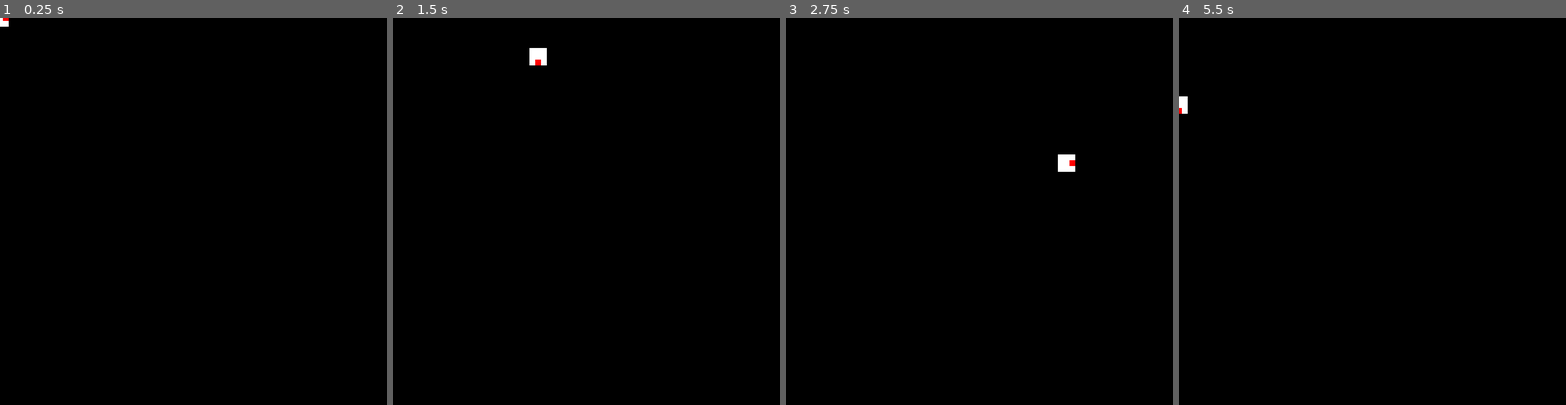
Above: before the commit, frames 1-4 (left to right).
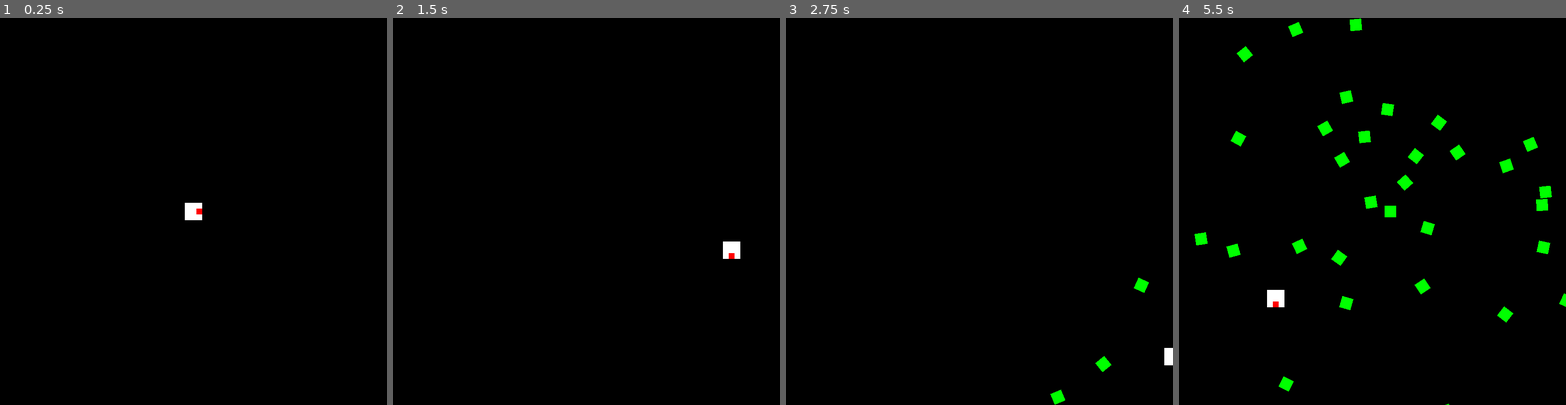
Above: after the commit, the same moments.

Repository: creikey/shmurn
Game: Godot game, scene res://Main.tscn
The game is run twice, just before and just after one commit, with the same random seed, the same clock (stepped at 60 frames per second) and the same inputs.
Inputs (mouse positions are in pixels of both pictures, inside the frame that each line leads up to):
- Up to frame 1 (0.25 s): no input
- Up to frame 2 (1.5 s): tap Enter at 0.5 s; move the mouse to (671, 192) at 0.52 s; press the mouse at (671, 192) at 0.53 s; hold D (g_right) 0.53-1.28 s; move the mouse to (509, 230) at 1.27 s; release the mouse at (509, 230) at 1.28 s; hold S (g_down) from 1.28 s (still down); click (509, 230) at 1.35 s
- Up to frame 3 (2.75 s): move the mouse to (1018, 126) at 2.02 s; release S (g_down) at 2.03 s; press the mouse at (1018, 126) at 2.03 s; hold D (g_right) from 2.03 s (still down)
- Up to frame 4 (5.5 s): move the mouse to (1353, 288) at 2.77 s; release D (g_right) at 2.78 s; release the mouse at (1353, 288) at 2.78 s; hold W (g_up) 2.78-3.53 s; click (1353, 288) at 2.85 s; move the mouse to (1488, 269) at 3.52 s; press the mouse at (1488, 269) at 3.53 s; hold A (g_left) 3.53-5.03 s; move the mouse to (1256, 153) at 4.27 s; release the mouse at (1256, 153) at 4.28 s; click (1256, 153) at 4.35 s; move the mouse to (1391, 211) at 5.02 s; press the mouse at (1391, 211) at 5.03 s; hold S (g_down) from 5.03 s (still down)

The runs differ from the first frame. In frame 1, 0.3% of the frame differs, in the area x 0-53%, y 0-53%; in frame 2, 0.4%; in frame 3, 0.6%; in frame 4, 2.9%, in the area x 0-100%, y 0-100%.

Commit message:
Add moving zombies, main song, and score

Diff:
--- /dev/null
+++ b/src/GameState.gd
@@ -0,0 +1,3 @@
+extends Node
+
+var score: float = 0.0
--- /dev/null
+++ b/src/Label.gd
@@ -0,0 +1,8 @@
+extends Label
+
+func _ready():
+	text = str(stepify(GameState.score, 0.1), "\nDead.\n", "Click or press enter to continue")
+
+func _input(event):
+	if event.is_action_pressed("g_continue"):
+		get_tree().change_scene("res://Main.tscn")
--- /dev/null
+++ b/src/Lose.tscn
@@ -0,0 +1,19 @@
+[gd_scene load_steps=2 format=2]
+
+[ext_resource path="res://Label.gd" type="Script" id=1]
+
+[node name="Lose" type="Node2D"]
+
+[node name="CanvasLayer" type="CanvasLayer" parent="."]
+
+[node name="Label" type="Label" parent="CanvasLayer"]
+anchor_right = 1.0
+anchor_bottom = 1.0
+text = "Dead
+Click or press enter to continue"
+align = 1
+valign = 1
+script = ExtResource( 1 )
+__meta__ = {
+"_edit_use_anchors_": false
+}
--- a/src/Main.tscn
+++ b/src/Main.tscn
@@ -1,7 +1,9 @@
-[gd_scene load_steps=4 format=2]
+[gd_scene load_steps=6 format=2]
 
 [ext_resource path="res://player.png" type="Texture" id=1]
 [ext_resource path="res://Player.gd" type="Script" id=2]
+[ext_resource path="res://thieves.ogg" type="AudioStream" id=3]
+[ext_resource path="res://ZombieSpawner.gd" type="Script" id=4]
 
 [sub_resource type="RectangleShape2D" id=1]
 extents = Vector2( 18, 18 )
@@ -22,3 +24,9 @@
 shape = SubResource( 1 )
 
 [node name="ZombieSpawner" type="Node2D" parent="."]
+script = ExtResource( 4 )
+
+[node name="AudioStreamPlayer" type="AudioStreamPlayer" parent="."]
+stream = ExtResource( 3 )
+volume_db = -11.367
+autoplay = true
--- a/src/Player.gd
+++ b/src/Player.gd
@@ -1,10 +1,15 @@
 extends Area2D
+
+func _ready():
+	global_position = get_viewport().size/2
 
 func _physics_process(delta):
 	var horizontal: float = float(Input.is_action_pressed("g_right")) - float(Input.is_action_pressed("g_left"))
 	var vertical: float = -float(Input.is_action_pressed("g_up")) + float(Input.is_action_pressed("g_down"))
 
-	rotation = Vector2(horizontal, vertical).angle()
+	var movement_vector: Vector2 = Vector2(horizontal, vertical)
+	if movement_vector.length() > 0.0:
+		rotation = movement_vector.angle()
 
 	global_position += Vector2(horizontal, vertical)*400.0*delta
 	global_position.x = clamp(global_position.x, 0.0, get_viewport().size.x)
--- /dev/null
+++ b/src/Zombie.gd
@@ -0,0 +1,8 @@
+extends Area2D
+
+func _physics_process(delta):
+	global_position += Vector2(300, 0).rotated(rotation)*delta
+
+
+func _on_VisibilityNotifier2D_screen_exited():
+	queue_free()
--- /dev/null
+++ b/src/Zombie.tscn
@@ -0,0 +1,20 @@
+[gd_scene load_steps=4 format=2]
+
+[ext_resource path="res://zombie.png" type="Texture" id=1]
+[ext_resource path="res://Zombie.gd" type="Script" id=2]
+
+[sub_resource type="RectangleShape2D" id=1]
+extents = Vector2( 12, 12 )
+
+[node name="Zombie" type="Area2D"]
+script = ExtResource( 2 )
+
+[node name="Sprite" type="Sprite" parent="."]
+scale = Vector2( 12, 12 )
+texture = ExtResource( 1 )
+
+[node name="CollisionShape2D" type="CollisionShape2D" parent="."]
+shape = SubResource( 1 )
+
+[node name="VisibilityNotifier2D" type="VisibilityNotifier2D" parent="."]
+[connection signal="screen_exited" from="VisibilityNotifier2D" to="." method="_on_VisibilityNotifier2D_screen_exited"]
--- /dev/null
+++ b/src/ZombieSpawner.gd
@@ -0,0 +1,16 @@
+extends Node2D
+
+var counter: float = 0.0
+
+func _ready():
+	randomize()
+
+func _process(delta):
+	counter += delta
+	if counter >= 0.05:
+		var cur_zombie: Node2D = preload("res://Zombie.tscn").instance()
+		add_child(cur_zombie)
+		var max_size: float = max(get_viewport().size.x, get_viewport().size.y)
+		cur_zombie.global_position = Vector2(max_size*2.0, 0).rotated(rand_range(0, 2*PI))
+		cur_zombie.rotation = cur_zombie.global_position.angle_to_point(get_viewport().size/2)+PI
+		counter = 0.0
--- a/src/project.godot
+++ b/src/project.godot
@@ -18,6 +18,10 @@
 config/name="Shmurn"
 run/main_scene="res://Main.tscn"
 config/icon="res://icon.png"
+
+[autoload]
+
+GameState="*res://GameState.gd"
 
 [display]
 
@@ -46,6 +50,11 @@
 "events": [ Object(InputEventKey,"resource_local_to_scene":false,"resource_name":"","device":0,"alt":false,"shift":false,"control":false,"meta":false,"command":false,"pressed":false,"scancode":83,"unicode":0,"echo":false,"script":null)
  ]
 }
+g_continue={
+"deadzone": 0.5,
+"events": [ Object(InputEventMouseButton,"resource_local_to_scene":false,"resource_name":"","device":0,"alt":false,"shift":false,"control":false,"meta":false,"command":false,"button_mask":0,"position":Vector2( 0, 0 ),"global_position":Vector2( 0, 0 ),"factor":1.0,"button_index":1,"pressed":false,"doubleclick":false,"script":null)
+ ]
+}
 
 [rendering]
 
Not shown, added: src/thieves.ogg.import
Not shown, added: src/thieves.ogg
